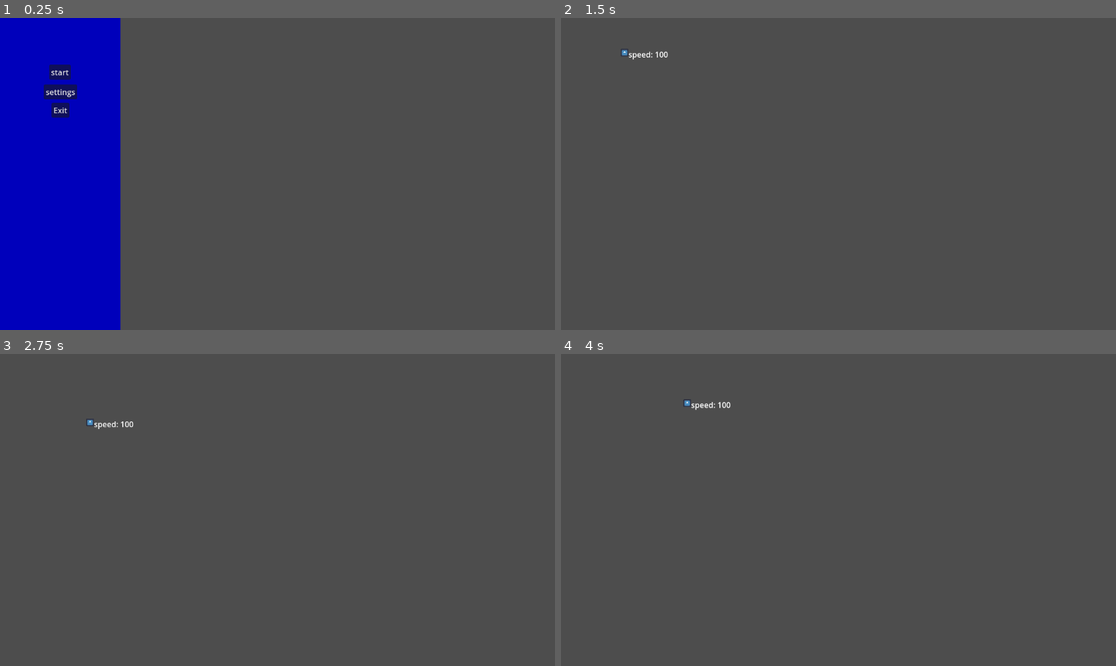
Above: before the commit, frames 1-4 (two rows, left to right).
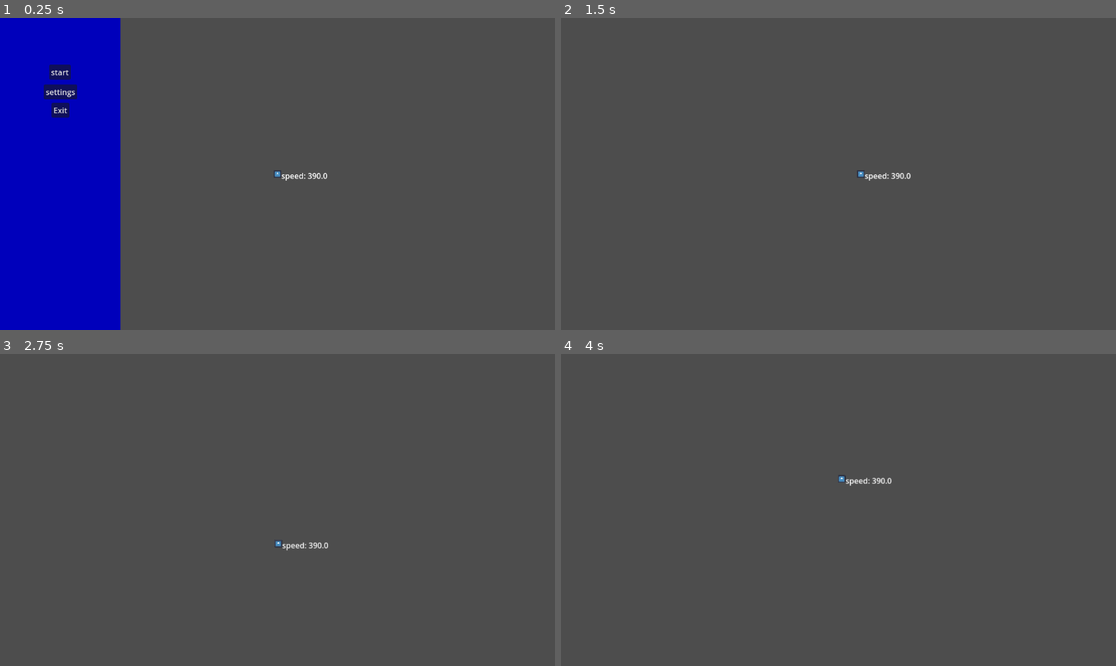
Above: after the commit, the same moments.

Repository: Storsjogymnasiet/the-revenge-of-harald
Game: Godot game, scene res://Scenes/world.tscn
The game is run twice, just before and just after one commit, with the same random seed, the same clock (stepped at 60 frames per second) and the same inputs. The engine's default icon, where the game draws it, is replaced by a stand-in: a white triangle on a blue panel in a dark square.
Inputs:
- Up to frame 1 (0.25 s): no input
- Up to frame 2 (1.5 s): click "start" at 0.5 s; tap Enter at 1.25 s; hold D (right) from 1.28 s (still down)
- Up to frame 3 (2.75 s): release D (right) at 2.03 s; hold S (down) from 2.03 s (still down)
- Up to frame 4 (4 s): release S (down) at 2.78 s; hold D (right) 2.78-3.53 s; hold W (up) from 3.53 s (still down)

The runs differ from the first frame. In frame 1, 0.1% of the frame differs, in the area x 49-59%, y 48-53%; in frame 2, 0.2%; in frame 3, 0.2%; in frame 4, 0.2%, in the area x 22-60%, y 14-43%.

Commit message:
added roles and camera

Diff:
--- a/Scenes/player.tscn
+++ b/Scenes/player.tscn
@@ -8,6 +8,7 @@
 height = 16.0
 
 [node name="player" type="CharacterBody2D"]
+collision_mask = 15
 script = ExtResource("1_88kja")
 
 [node name="Sprite2D" type="Sprite2D" parent="."]
@@ -22,3 +23,6 @@
 offset_top = -8.0
 offset_right = 104.0
 offset_bottom = 40.0
+
+[node name="Camera2D" type="Camera2D" parent="."]
+position_smoothing_enabled = true
--- a/Scripts/player.gd
+++ b/Scripts/player.gd
@@ -1,23 +1,39 @@
 extends Entity
 
 const preload_race_stats = preload("res://Scripts/race_stats.gd")
+const preload_role_multiplier = preload("res://Scripts/role_multiplier.gd")
 
 class Player extends Entity:
 	var direction
 	var race = "Human"
 	var race_stats = preload_race_stats.new()
+	var role = "Swordsman"
+	var role_multiplier = preload_role_multiplier.new()
 
 
-	func _init(_race) -> void:
+	func _init(_race, _role) -> void:
 		race = _race
+		role = _role
 		initialize_stats()
 
+
 	func initialize_stats():
-		stats = race_stats.race_stats[race]
+		stats = {}
+		stats["Heath"] = race_stats.race_stats[race]["Max_health"] * role_multiplier.role_multiplier[role]["Max_health"]
+		stats["Max_heath"] = race_stats.race_stats[race]["Max_health"] * role_multiplier.role_multiplier[role]["Max_health"]
+		stats["Mana"] = race_stats.race_stats[race]["Max_mana"] * role_multiplier.role_multiplier[role]["Max_mana"]
+		stats["Physical_defense"] = race_stats.race_stats[race]["Physical_defense"] * role_multiplier.role_multiplier[role]["Physical_defense"]
+		stats["Magical_defense"] = race_stats.race_stats[race]["Magical_defense"] * role_multiplier.role_multiplier[role]["Magical_defense"]
+		stats["Physical_attack"] = race_stats.race_stats[race]["Physical_attack"] * role_multiplier.role_multiplier[role]["Physical_attack"]
+		stats["Magical_attack"] = race_stats.race_stats[race]["Magical_attack"] * role_multiplier.role_multiplier[role]["Magical_attack"]
+		stats["Speed"] = race_stats.race_stats[race]["Speed"] * role_multiplier.role_multiplier[role]["Speed"]
+		stats["Size"] = race_stats.race_stats[race]["Size"]
+		stats["Level"] = race_stats.race_stats[race]["Level"]
+		stats["Experience_points"] = race_stats.race_stats[race]["Experience_points"]
 
 ############################################
 
-var player = Player.new("Human")
+var player = Player.new("Gnome", "Swordsman")
 func _ready() -> void:
 		$Label.text = "speed: %s" % str(player.stats["Speed"])
 
--- a/Scripts/race_stats.gd
+++ b/Scripts/race_stats.gd
@@ -5,24 +5,75 @@
 	"Human" = {
 		"Health": 100,
 		"Max_health": 100,
+		"Mana": 100,
+		"Max_mana": 100,
 		"Physical_defense": 100,
 		"Magical_defense": 100,
 		"Physical_attack": 100,
 		"Magical_attack": 100,
-		"Mana": 100,
 		"Speed": 100,
-		"Size": 100
+		"Size": 100,
+		"Level": 1,
+		"Experience_points": 0
 	},
 
 	"Dwarf" = {
 		"Health": 100,
 		"Max_health": 100,
+		"Mana": 100,
+		"Max_mana": 100,
 		"Physical_defense": 100,
 		"Magical_defense": 100,
 		"Physical_attack": 100,
 		"Magical_attack": 100,
+		"Speed": 100,
+		"Size": 100,
+		"Level": 1,
+		"Experience_points": 0
+	},
+
+	"Elf" = {
+		"Health": 100,
+		"Max_health": 100,
 		"Mana": 100,
+		"Max_mana": 100,
+		"Physical_defense": 100,
+		"Magical_defense": 100,
+		"Physical_attack": 100,
+		"Magical_attack": 100,
 		"Speed": 100,
-		"Size": 100
+		"Size": 100,
+		"Level": 1,
+		"Experience_points": 0
+	},
+
+	"Orc" = {
+		"Health": 100,
+		"Max_health": 100,
+		"Mana": 100,
+		"Max_mana": 100,
+		"Physical_defense": 100,
+		"Magical_defense": 100,
+		"Physical_attack": 100,
+		"Magical_attack": 100,
+		"Speed": 100,
+		"Size": 100,
+		"Level": 1,
+		"Experience_points": 0
+	},
+
+	"Gnome" = {
+		"Health": 100,
+		"Max_health": 100,
+		"Mana": 100,
+		"Max_mana": 100,
+		"Physical_defense": 100,
+		"Magical_defense": 100,
+		"Physical_attack": 100,
+		"Magical_attack": 100,
+		"Speed": 300,
+		"Size": 100,
+		"Level": 1,
+		"Experience_points": 0
 	}
 }
--- /dev/null
+++ b/Scripts/role_multiplier.gd
@@ -0,0 +1,44 @@
+extends Node
+
+
+const role_multiplier = {
+	"Swordsman" = {
+		"Max_health": 1,
+		"Max_mana": 1,
+		"Physical_defense": 1,
+		"Magical_defense": 1,
+		"Physical_attack": 1,
+		"Magical_attack": 1,
+		"Speed": 1.3
+	},
+
+	"Tank" = {
+		"Max_health": 1,
+		"Max_mana": 1,
+		"Physical_defense": 1,
+		"Magical_defense": 1,
+		"Physical_attack": 1,
+		"Magical_attack": 1,
+		"Speed": 1
+	},
+
+	"Archer" = {
+		"Max_health": 1,
+		"Max_mana": 1,
+		"Physical_defense": 1,
+		"Magical_defense": 1,
+		"Physical_attack": 1,
+		"Magical_attack": 1,
+		"Speed": 1
+	},
+
+	"Mage" = {
+		"Max_health": 1,
+		"Max_mana": 1,
+		"Physical_defense": 1,
+		"Magical_defense": 1,
+		"Physical_attack": 1,
+		"Magical_attack": 1,
+		"Speed": 1
+	}
+}
Not shown, added: Scripts/role_multiplier.gd.uid
